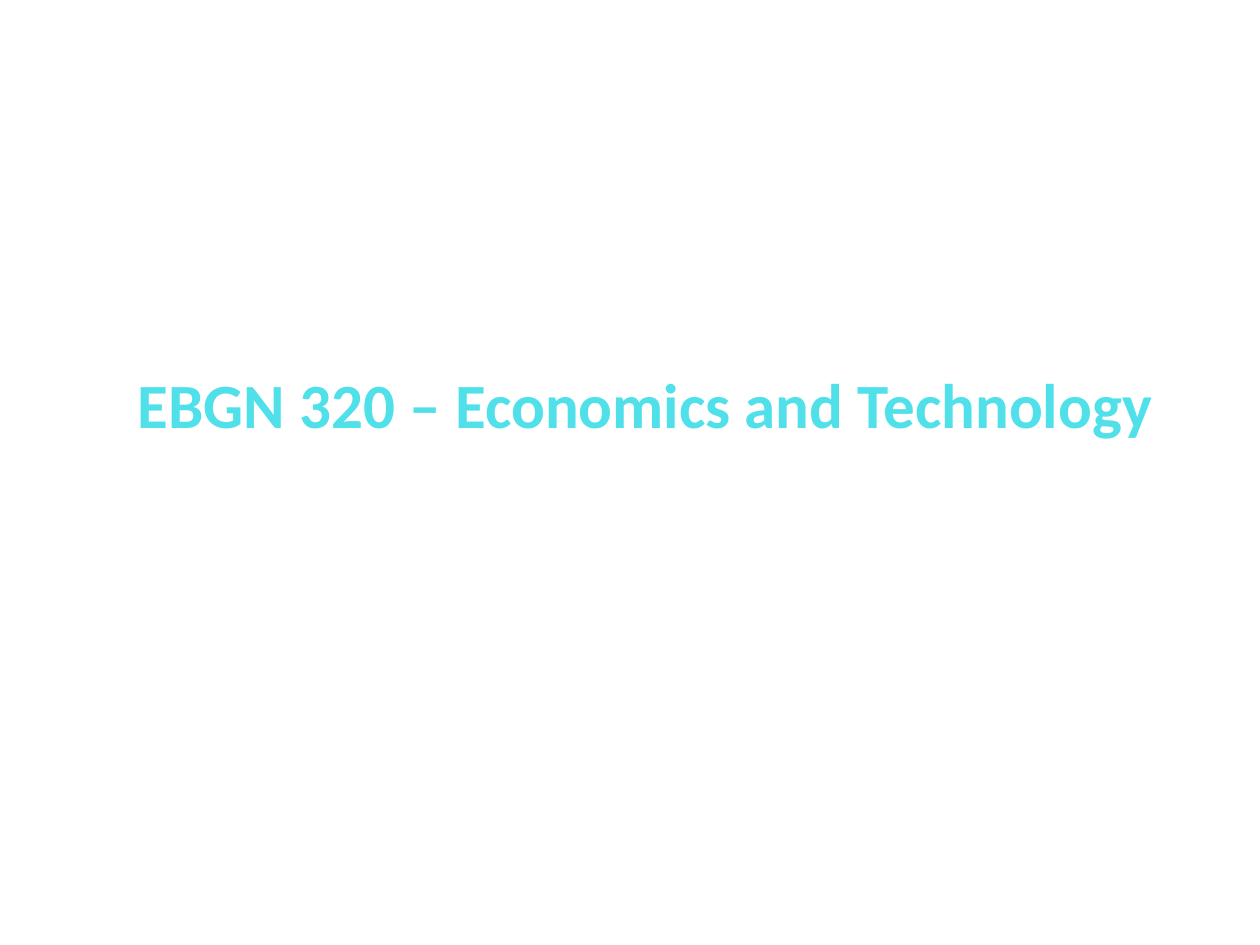
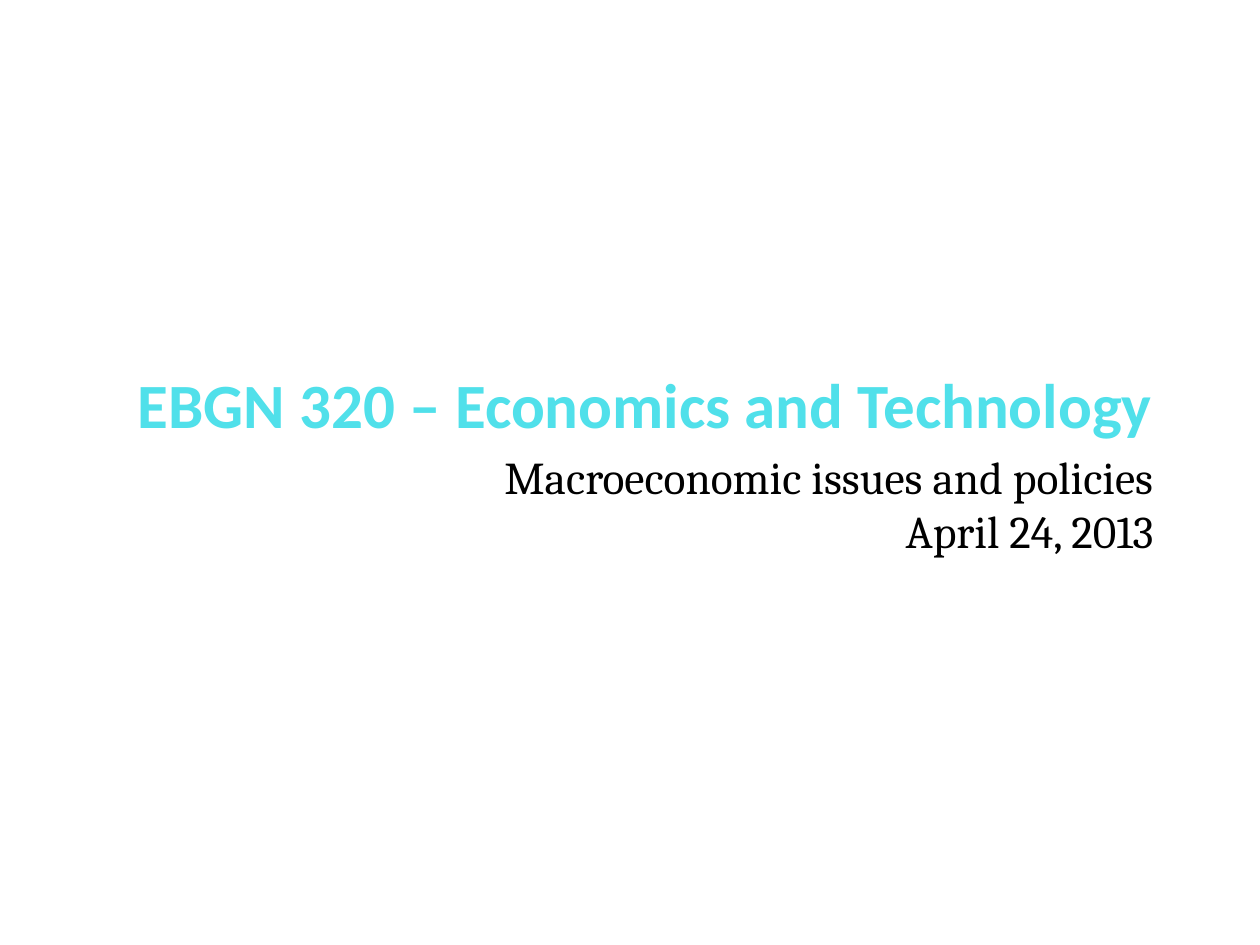
Before and after one commit to muff1nman/ClassNotes, a slide deck: slide 1 of Econ/PPT/S13_Lecture_24.pptx. Drawn at 1260x945 pixels with LibreOffice and Linux fonts; fonts in the diff are those of the drawing. Boxes give left, top, right and bottom in pixels: in the first picture for what was removed or moved away, otherwise in the second. Text is boxed around its words. In the diff, an @@ line names an element or a change of style, - is before the commit and + after.

```diff
--- a/Econ/PPT/S13_Lecture_24.pptx
+++ b/Econ/PPT/S13_Lecture_24.pptx
@@ text added at (504,462,1153,558), 26 pt, text #000000 @@
+Macroeconomic issues and policies
+April 24, 2013
```
Also in this commit, not shown: 10 other slides changed, 1 other file.
